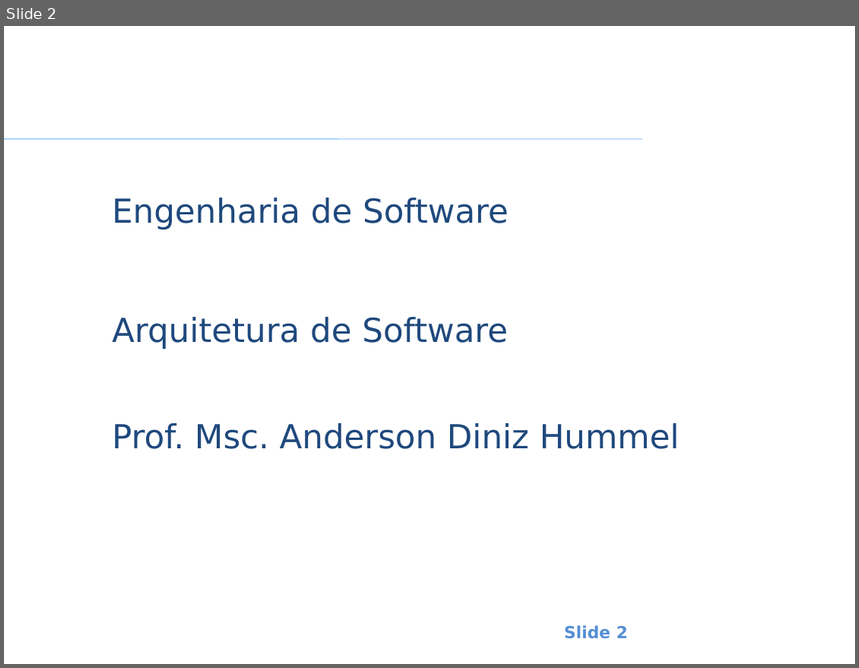
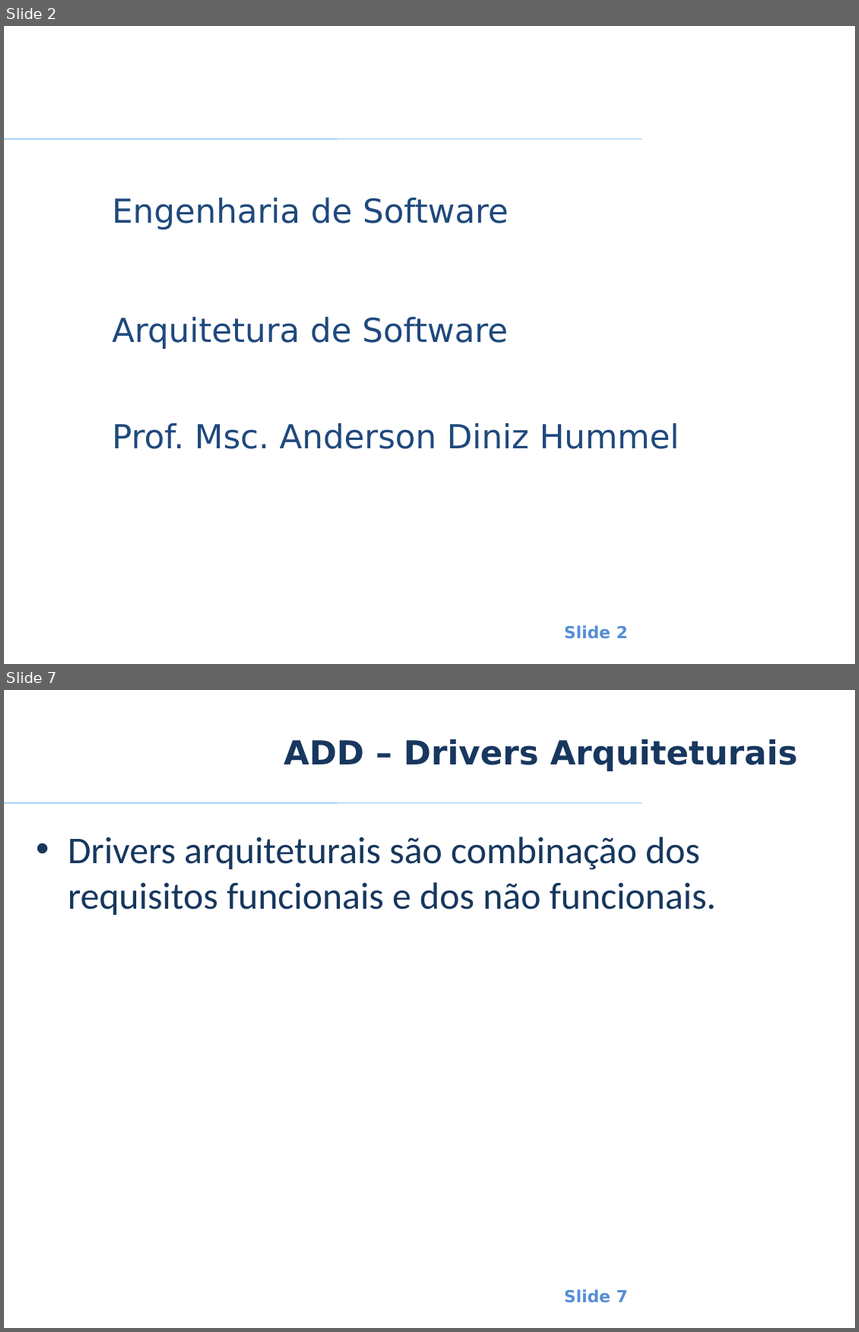
Before and after one commit to smrpuc/pos-fit-es10, a slide deck: Material Aulas/Arquitetura de Software/Aulas/ES - AS - Anderson Hummel - Aula 3 - 1 - Desenhando a Arquitetura - Attribute-Driven Design.pptx. Shown one above the other, each under a label of ours: slide 2 before the commit, slides 2 and 7 after it; the slides between them are not shown. The pictures are 859x668 and 859x1332 pixels, drawn with LibreOffice and Linux fonts; fonts in the diff are those of the drawing; background and template pictures are left out. Boxes give left, top, right and bottom in pixels: in the first picture for what was removed or moved away, otherwise in the second. Text is boxed around its words. In the diff, an @@ line names an element or a change of style, - is before the commit and + after.

Commit message:
Atualização de matéria de arquitetura

```diff
--- a/Material Aulas/Arquitetura de Software/Aulas/ES - AS - Anderson Hummel - Aula 3 - 1 - Desenhando a Arquitetura - Attribute-Driven Design.pptx
+++ b/Material Aulas/Arquitetura de Software/Aulas/ES - AS - Anderson Hummel - Aula 3 - 1 - Desenhando a Arquitetura - Attribute-Driven Design.pptx
@@ slide 7 added at (4, 690, 855, 1328), background #FFFFFF; not listed: 2 template elements that a slide beside it also shows @@
@@ title added at (284, 739, 798, 771), 28 pt, text #17375E, bold @@
+ADD – Drivers Arquiteturais
@@ text added at (68, 837, 716, 915), 32 pt, text #17375E @@
+• Drivers arquiteturais são combinação dos requisitos funcionais e dos não funcionais.
```
Also in this commit, not shown: 6 slides changed, 4 other slides added, 20 slides removed, 1 other file.
